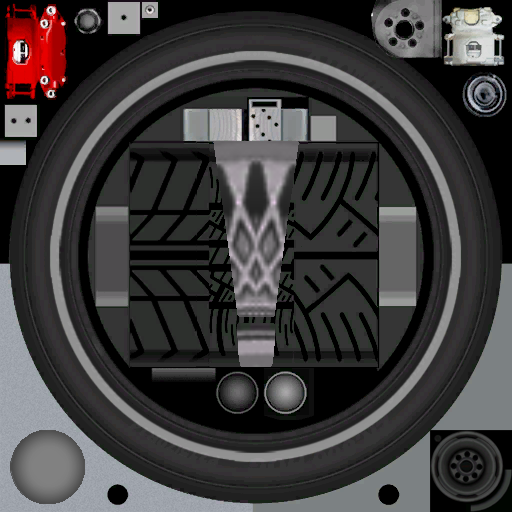
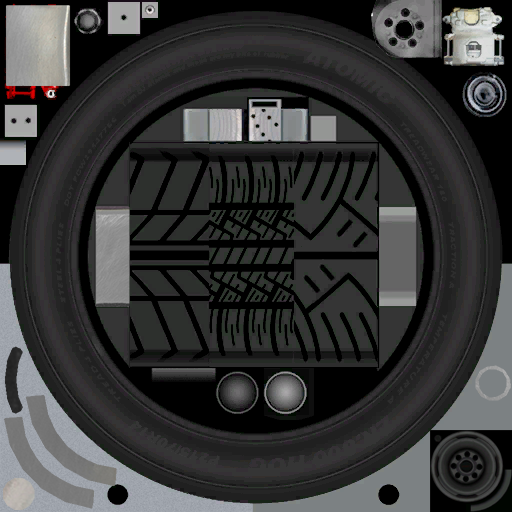
Revision of a layered 512x512 image; what changed, layer by layer:
added layer "CAPRICE COVER" in group "CHEVROLET CAPRICE" over [3, 5, 511, 510]
hid "CAPRICE CLASSICAL" over [10, 13, 499, 504]
